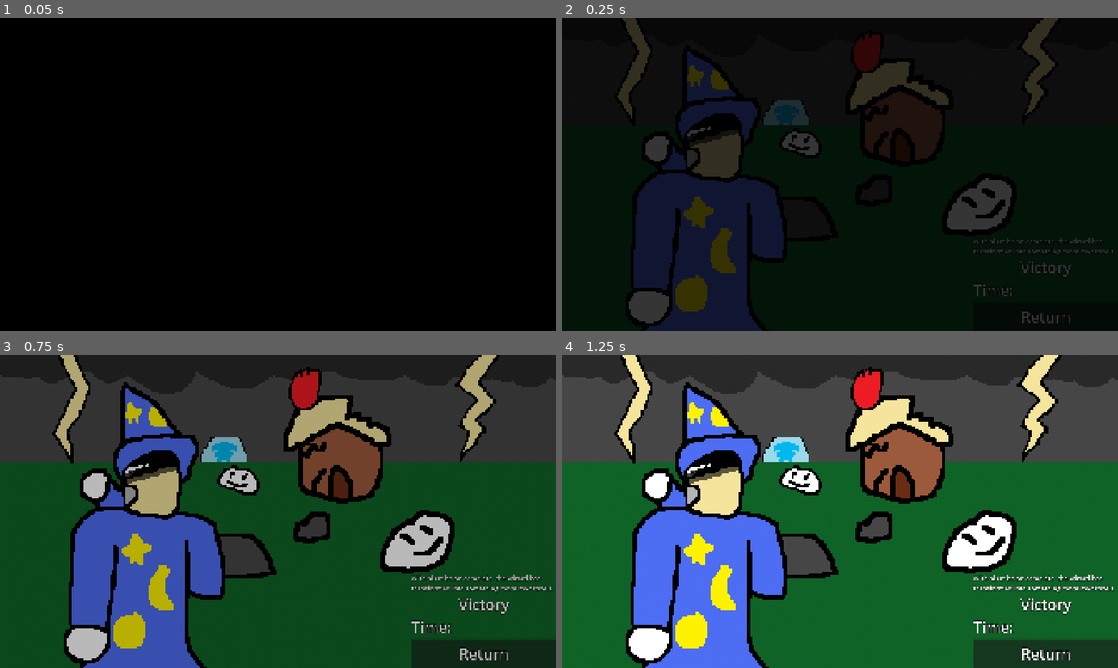
Above: before the commit, frames 1-4 (two rows, left to right).
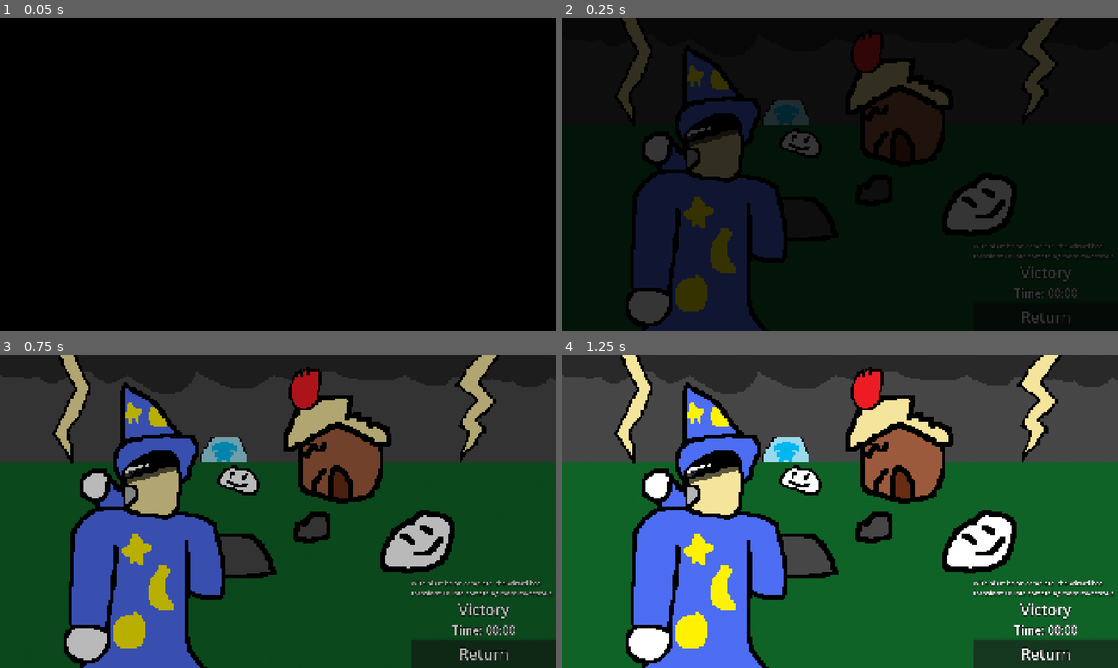
Above: after the commit, the same moments.

Repository: oluHzoL/anti-tomfoolery-tornado
Game: Godot game, scene res://UI/good_ending.tscn
Two runs of this game, one before a commit and one after it. Both use one fixed random seed, a clock stepped at 60 frames per second and the inputs below. This scene is started directly instead of the project's main scene. Sound files missing from this copy of the repository are replaced by a short silence.
Inputs (mouse positions are in pixels of both pictures, inside the frame that each line leads up to):
- Up to frame 1 (0.05 s): no input
- Up to frame 2 (0.25 s): no input
- Up to frame 3 (0.75 s): move the mouse to (400, 495) at 0.52 s; hold D (move_right) from 0.53 s (still down); tap 1 (attack_1) at 0.6 s
- Up to frame 4 (1.25 s): keep holding D (move_right)

Frame 1 is identical in both runs. In frame 2, 0.9% of the frame differs, in the area x 74-100%, y 70-90%; in frame 3, 1.7%; in frame 4, 1.8%.

Commit message:
post-release patch

Diff:
--- a/UI/gameplay_ui.tscn
+++ b/UI/gameplay_ui.tscn
@@ -35,7 +35,7 @@
 
 [node name="TimeLeftLabel" type="Label" parent="UpperLeftUI"]
 layout_mode = 2
-text = "Time left: 300"
+text = "Time left: 360"
 label_settings = SubResource("LabelSettings_05x41")
 clip_text = true
 
--- a/UI/good_ending.tscn
+++ b/UI/good_ending.tscn
@@ -7,7 +7,13 @@
 [ext_resource type="LabelSettings" uid="uid://bbc7q1ar0rfb6" path="res://Assets/UI/lore_font.tres" id="3_ijv7a"]
 [ext_resource type="LabelSettings" uid="uid://bvk2sr84ccost" path="res://Assets/UI/lore_name_font.tres" id="4_e8nig"]
 [ext_resource type="Script" uid="uid://156lwj30voa8" path="res://UI/change_scene.gd" id="6_m2cnh"]
+[ext_resource type="Script" uid="uid://dd3ankc167gku" path="res://UI/time_label.gd" id="7_ucyng"]
 [ext_resource type="Texture2D" uid="uid://dddr6wagcvrdn" path="res://Assets/Shapes/square.png" id="8_foh8q"]
+
+[sub_resource type="LabelSettings" id="LabelSettings_ucyng"]
+font_size = 40
+outline_size = 7
+outline_color = Color(0, 0, 0, 1)
 
 [sub_resource type="Animation" id="Animation_ucyng"]
 length = 0.001
@@ -127,10 +133,12 @@
 label_settings = ExtResource("4_e8nig")
 horizontal_alignment = 1
 
-[node name="Label3" type="Label" parent="VBoxContainer"]
+[node name="TimeLabel" type="Label" parent="VBoxContainer"]
 layout_mode = 2
-text = "Time:"
-label_settings = ExtResource("4_e8nig")
+text = "Time Remaining: 0:00"
+label_settings = SubResource("LabelSettings_ucyng")
+horizontal_alignment = 1
+script = ExtResource("7_ucyng")
 
 [node name="Button" type="Button" parent="VBoxContainer"]
 custom_minimum_size = Vector2(200, 100)
--- /dev/null
+++ b/UI/player_data.gd
@@ -0,0 +1,12 @@
+extends Node
+class_name PlayerData
+
+var time_taken : float = 0
+
+func calculate_time_taken(time : Timer):
+	time_taken = time.get_time_left()
+
+func time_to_string() -> String:
+	var minutes: int = floori(time_taken / 60.0)
+	var seconds: int = int(time_taken) % 60
+	return "%02d:%02d" % [minutes, seconds] # like python wow
--- /dev/null
+++ b/UI/player_data.tscn
@@ -0,0 +1,6 @@
+[gd_scene load_steps=2 format=3 uid="uid://xl7u4lmjevj7"]
+
+[ext_resource type="Script" uid="uid://tkf188h6p0gf" path="res://UI/player_data.gd" id="1_882ll"]
+
+[node name="PlayerData" type="Node"]
+script = ExtResource("1_882ll")
--- /dev/null
+++ b/UI/time_label.gd
@@ -0,0 +1,4 @@
+extends Label
+
+func _ready() -> void:
+	text = "Time: " + PlayerDataManager.time_to_string()
--- a/game_loop.gd
+++ b/game_loop.gd
@@ -67,13 +67,14 @@
 func end_game(goal_reached : bool = false):
 	if game_active:
 		get_node("Tornado").remove_control()
-		timer.stop()
+		timer.paused = true
 		obstacle_manager.disconnect("all_jesters_killed", end_game)
 		game_active = false
 		get_node("AnimationPlayer").play("end_game_anim")
 		await get_node("AnimationPlayer").animation_finished
 		if goal_reached:
 			print("good ending")
+			PlayerDataManager.calculate_time_taken(timer)
 			SceneDataManager.switch_scene("good_ending")
 		else:
 			print("bad ending")
--- a/map.tscn
+++ b/map.tscn
@@ -131,7 +131,7 @@
 material_manager = NodePath("../MaterialManager")
 
 [node name="Timer" type="Timer" parent="."]
-wait_time = 300.0
+wait_time = 360.0
 one_shot = true
 autostart = true
 
--- a/project.godot
+++ b/project.godot
@@ -19,6 +19,7 @@
 
 SceneDataManager="*res://scene_manager.tscn"
 MusicManager="*res://music.tscn"
+PlayerDataManager="*res://UI/player_data.tscn"
 
 [display]
 
Not shown: 1 places in UI/good_ending.tscn that only renumber resources
Not shown, added: UI/player_data.gd.uid
Not shown, added: UI/time_label.gd.uid
Not shown, changed: export_presets.cfg
